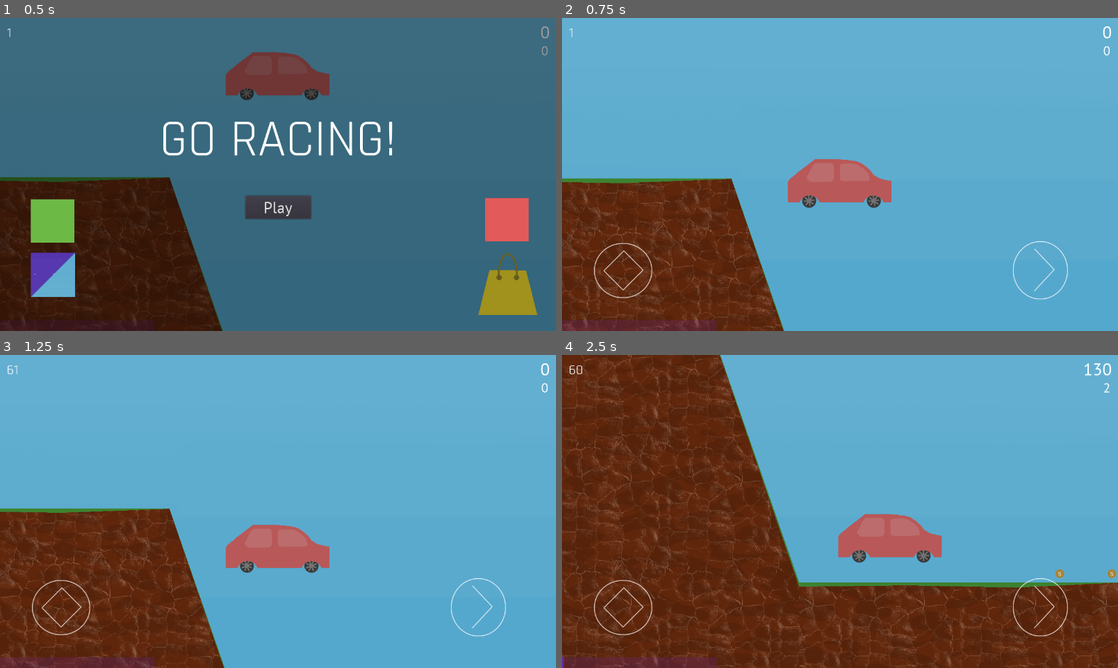
Above: before the commit, frames 1-4 (two rows, left to right).
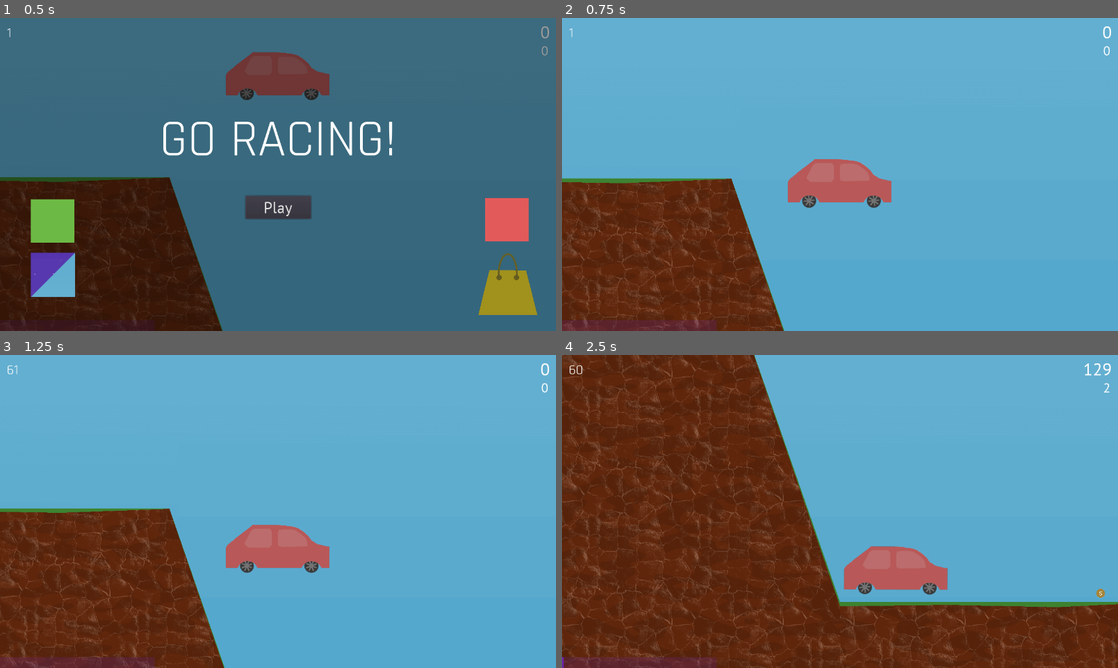
Above: after the commit, the same moments.

Repository: anhcraft/racing
Game: Godot game, scene res://Main.tscn
The game is run twice, just before and just after one commit, with the same random seed, the same clock (stepped at 60 frames per second) and the same inputs.
Inputs (mouse positions are in pixels of both pictures, inside the frame that each line leads up to):
- Up to frame 1 (0.5 s): no input
- Up to frame 2 (0.75 s): click "Play" at 0.5 s
- Up to frame 3 (1.25 s): no input
- Up to frame 4 (2.5 s): click (1040, 608) at 1.27 s; click (1040, 608) at 2.02 s

Frame 1 is identical in both runs. In frame 2, 0.4% of the frame differs, in the area x 5-91%, y 71-90%; in frame 3, 0.4%; in frame 4, 17%, in the area x 0-100%, y 0-100%.

Commit message:
Update keys for desktop

Diff:
--- a/Main.gd
+++ b/Main.gd
@@ -75,6 +75,16 @@
 		max_deaths += 1
 	if $"/root/Player".deathCount >= max_deaths:
 		$DeathScreen/ContinueBtn.hide()
+
+func _input(event):
+	if event.is_action_pressed("car_go"):
+		goPressing = true
+	elif event.is_action_released("car_go") && goPressing:
+		goPressing = false
+		$Car/GoReleaseSound.play()
+
+	if event.is_action_released("car_boost"):
+		$Car.boost()
 
 func _process(delta):
 	if cameraVelocityX != 0:
@@ -119,8 +129,9 @@
 	$"/root/Player".stopped = false
 	$Car.mode = RigidBody2D.MODE_RIGID
 	$Car.on_car_start()
-	$HUD/GoBtn.show()
-	$HUD/BoostBtn.show()
+	if OS.has_feature("mobile"):
+		$HUD/GoBtn.show()
+		$HUD/BoostBtn.show()
 
 func _on_ContinueBtn_button_down():
 	var ds = $DeathScreen.get_children()
--- a/project.godot
+++ b/project.godot
@@ -31,26 +31,36 @@
 
 ui_left={
 "deadzone": 0.5,
-"events": [ Object(InputEventKey,"resource_local_to_scene":false,"resource_name":"","device":0,"alt":false,"shift":false,"control":false,"meta":false,"command":false,"pressed":false,"scancode":65,"unicode":0,"echo":false,"script":null)
+"events": [ Object(InputEventKey,"resource_local_to_scene":false,"resource_name":"","device":0,"alt":false,"shift":false,"control":false,"meta":false,"command":false,"pressed":false,"scancode":65,"physical_scancode":0,"unicode":0,"echo":false,"script":null)
 , Object(InputEventJoypadButton,"resource_local_to_scene":false,"resource_name":"","device":0,"button_index":14,"pressure":0.0,"pressed":false,"script":null)
  ]
 }
 ui_right={
 "deadzone": 0.5,
-"events": [ Object(InputEventKey,"resource_local_to_scene":false,"resource_name":"","device":0,"alt":false,"shift":false,"control":false,"meta":false,"command":false,"pressed":false,"scancode":68,"unicode":0,"echo":false,"script":null)
+"events": [ Object(InputEventKey,"resource_local_to_scene":false,"resource_name":"","device":0,"alt":false,"shift":false,"control":false,"meta":false,"command":false,"pressed":false,"scancode":68,"physical_scancode":0,"unicode":0,"echo":false,"script":null)
 , Object(InputEventJoypadButton,"resource_local_to_scene":false,"resource_name":"","device":0,"button_index":15,"pressure":0.0,"pressed":false,"script":null)
  ]
 }
 ui_up={
 "deadzone": 0.5,
-"events": [ Object(InputEventKey,"resource_local_to_scene":false,"resource_name":"","device":0,"alt":false,"shift":false,"control":false,"meta":false,"command":false,"pressed":false,"scancode":87,"unicode":0,"echo":false,"script":null)
+"events": [ Object(InputEventKey,"resource_local_to_scene":false,"resource_name":"","device":0,"alt":false,"shift":false,"control":false,"meta":false,"command":false,"pressed":false,"scancode":87,"physical_scancode":0,"unicode":0,"echo":false,"script":null)
 , Object(InputEventJoypadButton,"resource_local_to_scene":false,"resource_name":"","device":0,"button_index":12,"pressure":0.0,"pressed":false,"script":null)
  ]
 }
 ui_down={
 "deadzone": 0.5,
-"events": [ Object(InputEventKey,"resource_local_to_scene":false,"resource_name":"","device":0,"alt":false,"shift":false,"control":false,"meta":false,"command":false,"pressed":false,"scancode":83,"unicode":0,"echo":false,"script":null)
+"events": [ Object(InputEventKey,"resource_local_to_scene":false,"resource_name":"","device":0,"alt":false,"shift":false,"control":false,"meta":false,"command":false,"pressed":false,"scancode":83,"physical_scancode":0,"unicode":0,"echo":false,"script":null)
 , Object(InputEventJoypadButton,"resource_local_to_scene":false,"resource_name":"","device":0,"button_index":13,"pressure":0.0,"pressed":false,"script":null)
+ ]
+}
+car_go={
+"deadzone": 0.5,
+"events": [ Object(InputEventKey,"resource_local_to_scene":false,"resource_name":"","device":0,"alt":false,"shift":false,"control":false,"meta":false,"command":false,"pressed":false,"scancode":87,"physical_scancode":0,"unicode":0,"echo":false,"script":null)
+ ]
+}
+car_boost={
+"deadzone": 0.5,
+"events": [ Object(InputEventKey,"resource_local_to_scene":false,"resource_name":"","device":0,"alt":false,"shift":false,"control":false,"meta":false,"command":false,"pressed":false,"scancode":32,"physical_scancode":0,"unicode":0,"echo":false,"script":null)
  ]
 }
 
